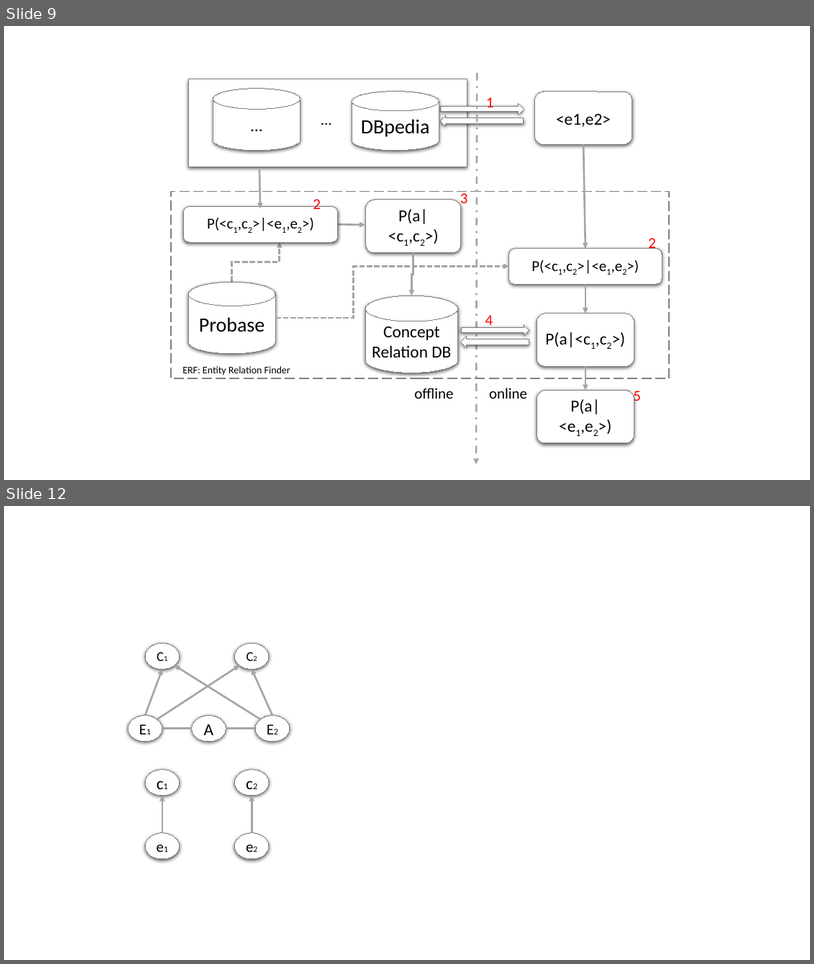
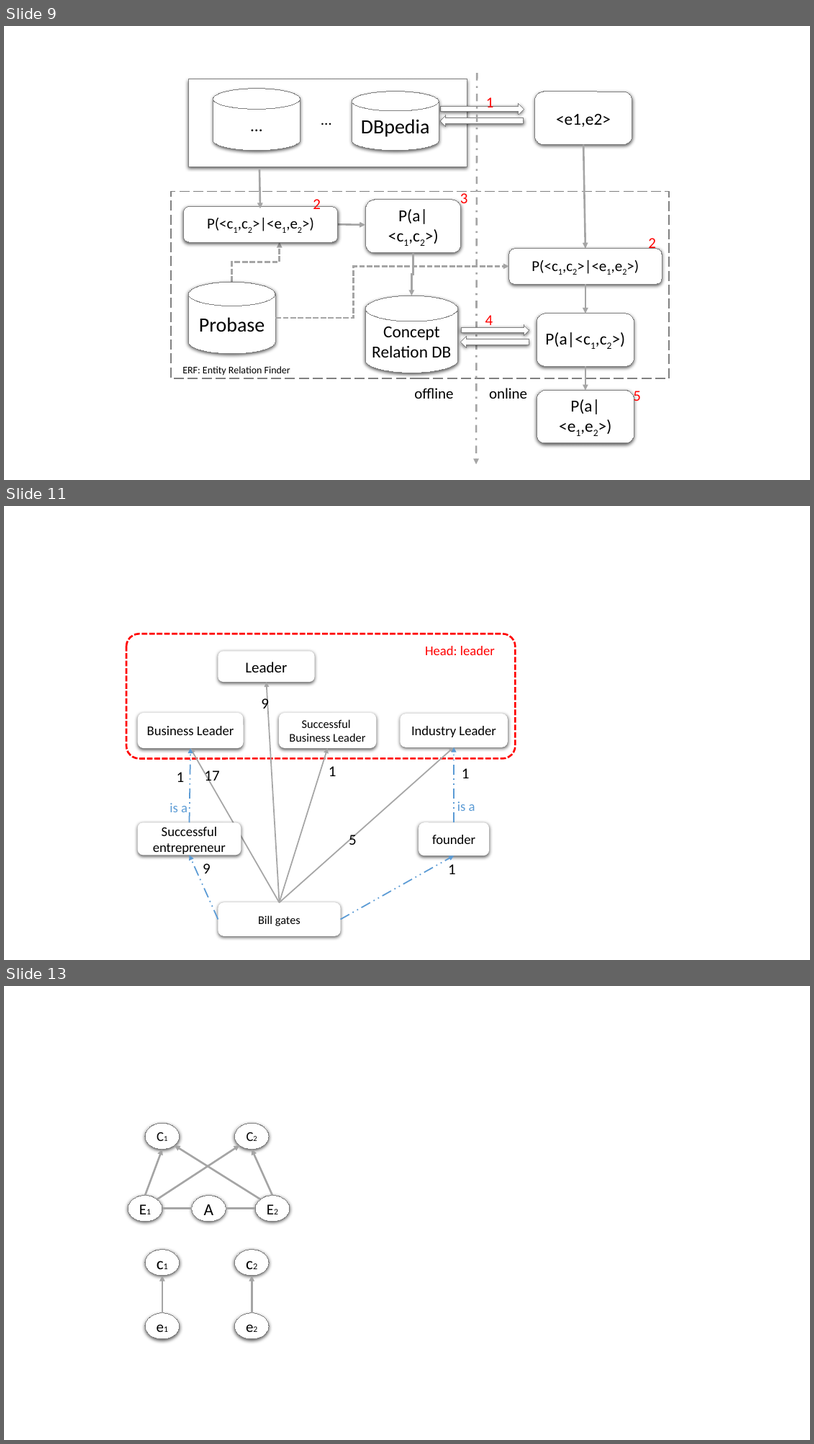
Before and after one commit to redreamality/kddexp, a slide deck: resources/mypaper.pptx. Shown one above the other, each under a label of ours: slides 9 and 12 before the commit, slides 9, 11 and 13 after it; the slides between them are not shown. The pictures are 814x964 and 814x1444 pixels, drawn with LibreOffice and Linux fonts; fonts in the diff are those of the drawing. Boxes give left, top, right and bottom in pixels: in the first picture for what was removed or moved away, otherwise in the second. Text is boxed around its words. In the diff, an @@ line names an element or a change of style, - is before the commit and + after.

```diff
--- a/resources/mypaper.pptx
+++ b/resources/mypaper.pptx
@@ slide 11 added at box(4, 506, 810, 960), background #FFFFFF @@
@@ rounded rectangle added at box(126, 633, 515, 758), outline #FF0000 2.25 pt dashed @@
@@ rounded rectangle added at box(218, 651, 315, 682), fill #FFFFFF, 18 pt, text #000000 @@
+Leader
@@ text added at box(425, 646, 495, 655), 16 pt, text #FF0000 @@
+Head: leader
@@ text added at box(261, 695, 269, 713), 18 pt, text #000000 @@
+9
@@ arrow added from (279, 902) to (267, 682), #A6A6A6 1.5 pt @@
@@ rounded rectangle added at box(138, 713, 244, 749), fill #FFFFFF, 16 pt, text #000000 @@
+Business Leader
@@ rounded rectangle added at box(279, 713, 377, 749), fill #FFFFFF, 14 pt, text #000000 @@
+Successful
+Business Leader
@@ rounded rectangle added at box(400, 713, 508, 746), fill #FFFFFF, 16 pt, text #000000 @@
+Industry Leader
@@ arrow added from (190, 822) to (190, 748), #5B9BD5 1.5 pt dashed @@
@@ arrow added from (279, 902) to (190, 748), #A6A6A6 1.5 pt @@
@@ arrow added from (279, 902) to (328, 748), #A6A6A6 1.5 pt @@
@@ arrow added from (279, 902) to (454, 747), #A6A6A6 1.5 pt @@
@@ arrow added from (454, 822) to (454, 747), #5B9BD5 1.5 pt dashed @@
@@ text added at box(177, 772, 185, 782), 18 pt, text #000000 @@
+1
@@ text added at box(204, 770, 219, 785), 18 pt, text #000000 @@
+17
@@ text added at box(329, 766, 337, 776), 18 pt, text #000000 @@
+1
@@ text added at box(462, 768, 470, 778), 18 pt, text #000000 @@
+1
@@ text added at box(170, 803, 188, 812), 16 pt, text #5B9BD5 @@
+is a
@@ text added at box(458, 801, 476, 811), 16 pt, text #5B9BD5 @@
+is a
@@ rounded rectangle added at box(138, 822, 241, 855), fill #FFFFFF, 16 pt, text #000000 @@
+Successful entrepreneur
@@ rounded rectangle added at box(419, 822, 490, 856), fill #FFFFFF, 16 pt, text #000000 @@
+founder
@@ text added at box(349, 833, 357, 844), 18 pt, text #000000 @@
+5
@@ arrow added from (218, 919) to (190, 855), #5B9BD5 1.5 pt dashed @@
@@ text added at box(203, 863, 211, 873), 18 pt, text #000000 @@
+9
@@ arrow added from (341, 919) to (454, 856), #5B9BD5 1.5 pt dashed @@
@@ text added at box(448, 864, 456, 874), 18 pt, text #000000 @@
+1
@@ rounded rectangle added at box(218, 902, 341, 936), fill #FFFFFF, 14 pt, text #000000 @@
+Bill gates
@@ what was slide 12 is now slide 13 @@
```
Also in this commit, not shown: 2 slides changed, 16 other files.
